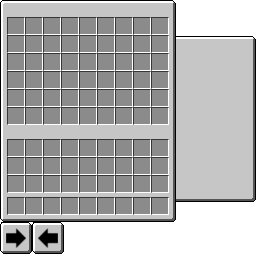
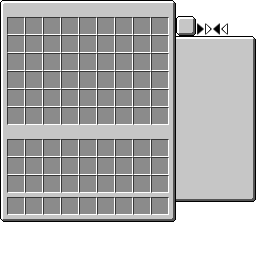
Layers edited between the first and the second w=256, h=256 image:
added layer "close_hover" above "close" over [221, 23, 228, 35]
painted on "close" over [32, 23, 220, 254]
added layer "open_hover" above "open" over [205, 23, 212, 35]
painted on "open" over [0, 23, 204, 254]
added layer "button" above "settings" over [176, 16, 196, 36]
